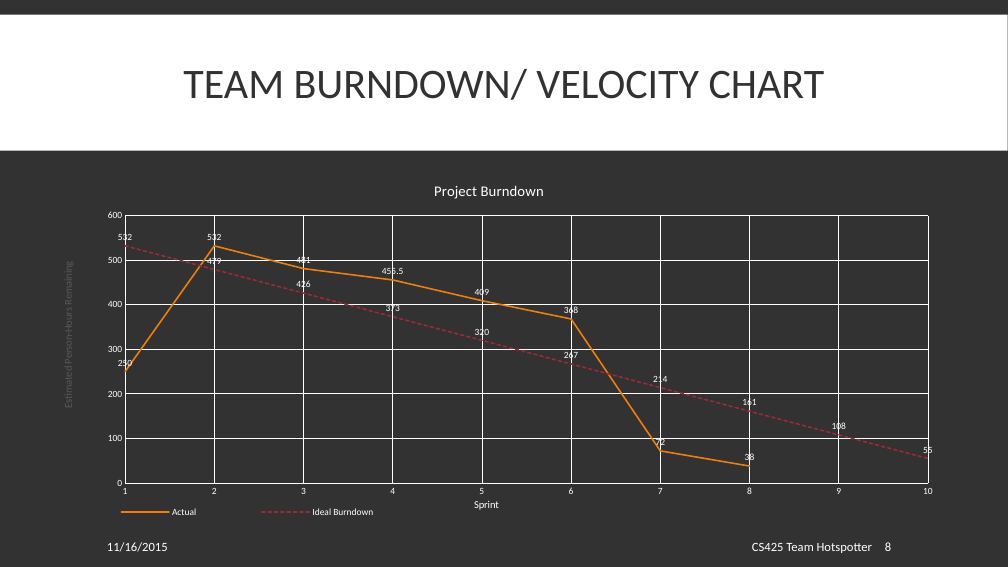
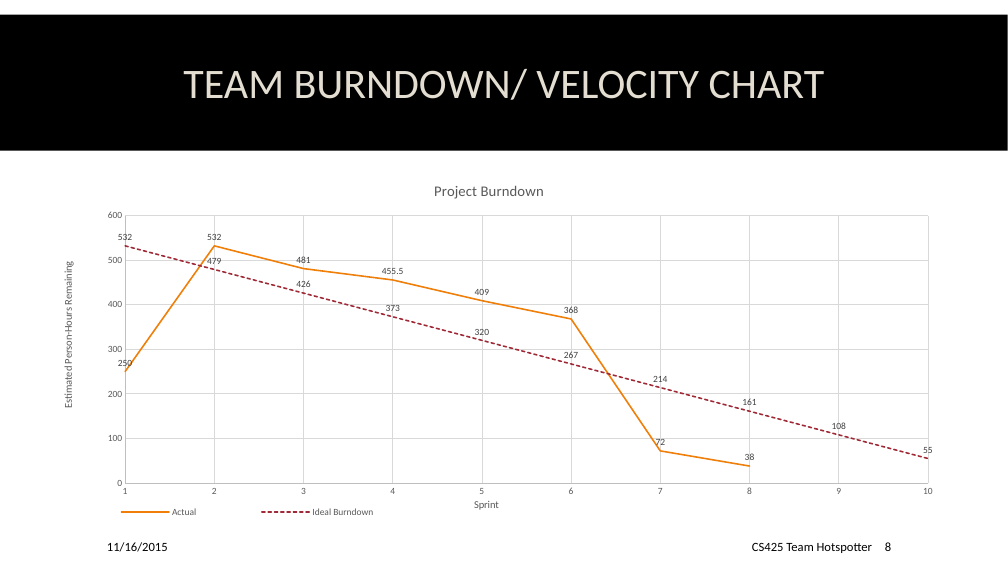
Before and after one commit to spesmit/hotspotter, a slide deck: slide 8 of Documentation/Presentations/CS499 Final Presentation.pptx. Drawn at 1008x567 pixels with LibreOffice and Linux fonts; fonts in the diff are those of the drawing; background and template pictures are left out. Boxes give left, top, right and bottom in pixels: in the first picture for what was removed or moved away, otherwise in the second. Text is boxed around its words. In the diff, an @@ line names an element or a change of style, - is before the commit and + after.

Commit message:
changed color scheme

```diff
--- a/Documentation/Presentations/CS499 Final Presentation.pptx
+++ b/Documentation/Presentations/CS499 Final Presentation.pptx
@@ background #323232 to picture (left out) @@
@@ rectangle at (0,14,1008,150): fill #FFFFFF to #000000 @@
@@ title "TEAM BURNDOWN/ VELOCITY CHART" at (183,69,825,100): text colour #323232 to #E3DED1 @@
@@ line chart at (19,166,960,531) @@
@@ title "Project Burndown " to "Project Burndown" @@
-categories: 1, 2, 3, 4, 5, 6, 7, 8, 9, 10
+categories: 1.0, 2.0, 3.0, 4.0, 5.0, 6.0, 7.0, 8.0, 9.0, 10.0
@@ data labels of Actual changed @@
@@ data labels of Ideal Burndown changed @@
@@ category axis title "Sprint " to "Sprint" @@
@@ value axis title "Estimated Person-Hours Remaining " to "Estimated Person-Hours Remaining" @@
@@ legend changed @@
@@ category axis changed @@
@@ value axis changed @@
@@ lettering changed @@
@@ text colour #FFFFFF to #000000 in 3 elements at (107,542,168,552), (752,543,872,553), (885,542,891,551) @@
```
Also in this commit, not shown: 8 other slides changed.
